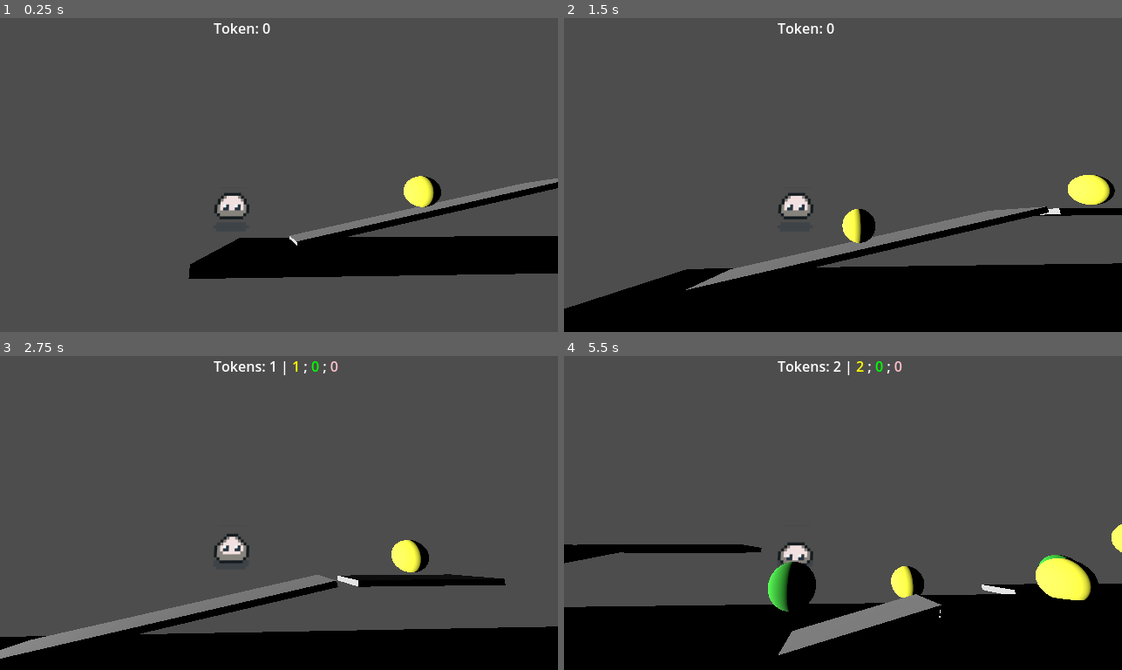
Above: before the commit, frames 1-4 (two rows, left to right).
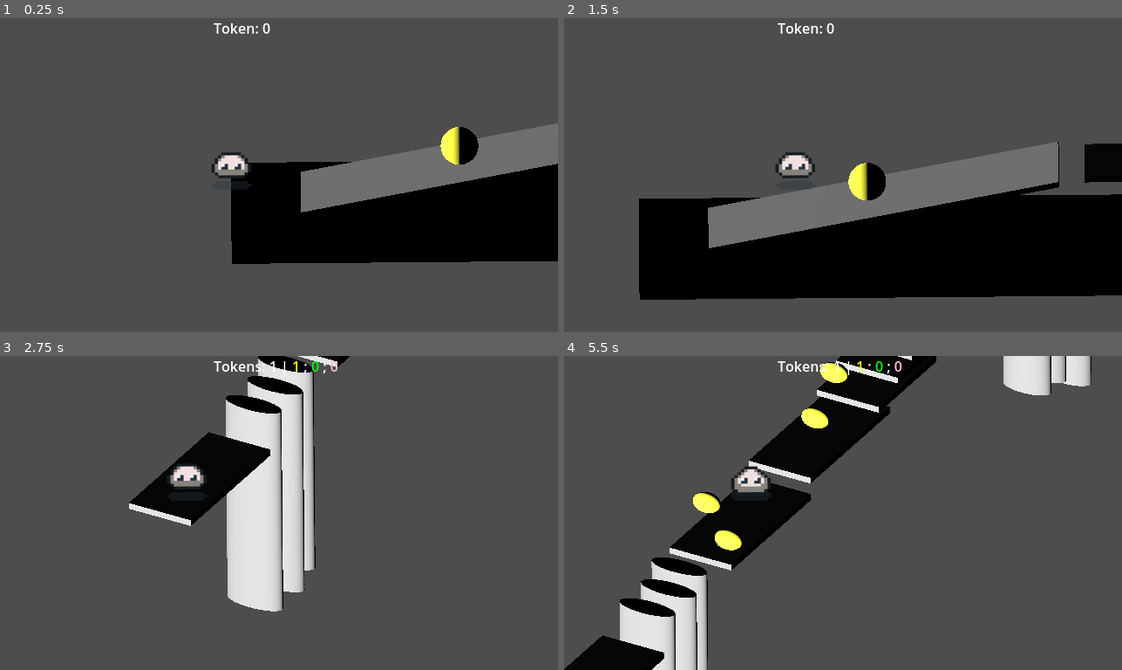
Above: after the commit, the same moments.

Repository: Beaily/JellyPoP
Game: Godot game, scene res://main.tscn
Two runs of this game, one before a commit and one after it. Both use one fixed random seed, a clock stepped at 60 frames per second and the inputs below.
Inputs (mouse positions are in pixels of both pictures, inside the frame that each line leads up to):
- Up to frame 1 (0.25 s): no input
- Up to frame 2 (1.5 s): move the mouse to (965, 159) at 0.52 s; click (965, 159) at 0.67 s; move the mouse to (731, 190) at 1.27 s; click (731, 190) at 1.42 s
- Up to frame 3 (2.75 s): move the mouse to (334, 443) at 2.02 s; click (334, 443) at 2.17 s
- Up to frame 4 (5.5 s): move the mouse to (815, 575) at 2.77 s; click (815, 575) at 2.92 s; move the mouse to (1010, 560) at 3.52 s; click (1010, 560) at 3.67 s; move the mouse to (675, 465) at 4.27 s; click (675, 465) at 4.42 s; move the mouse to (870, 513) at 5.02 s; click (870, 513) at 5.17 s

The runs differ from the first frame. In frame 1, 19% of the frame differs, in the area x 33-100%, y 33-84%; in frame 2, 36%; in frame 3, 30%; in frame 4, 38%, in the area x 0-100%, y 0-100%.

Commit message:
isometric view and yellow level fix

Diff:
--- a/Scenes/levels/level_1.tscn
+++ b/Scenes/levels/level_1.tscn
@@ -258,6 +258,7 @@
 transform = Transform3D(1.275, 0, 0, 0, 1.275, 0, 0, 0, 1.275, -0.742371, 1.85469, -24.8696)
 collision_layer = 2
 script = ExtResource("1_mkwgf")
+value = 0
 
 [node name="CollisionShape3D" type="CollisionShape3D" parent="yToken3"]
 transform = Transform3D(3.595, 0, 0, 0, 3.595, 0, 0, 0, 3.595, 0, 0, 0)
--- a/main.tscn
+++ b/main.tscn
@@ -179,24 +179,28 @@
 mesh = SubResource("CapsuleMesh_0xm2m")
 skeleton = NodePath("../..")
 
-[node name="Camera3D" type="Camera3D" parent="Player" groups=["cameras"]]
-transform = Transform3D(0.0433978, 0.222752, 0.973909, -0.00322404, 0.974853, -0.222825, -0.999053, 0.00653018, 0.0430246, 15.0865, 0.23133, -2.75222)
-current = true
-
-[node name="Camera3D2" type="Camera3D" parent="Player" groups=["cameras"]]
-transform = Transform3D(0.990147, -0.0179189, 0.138882, -0.0185237, 0.966304, 0.256737, -0.138803, -0.25678, 0.956451, -0.66581, 3.36137, 3.1861)
-visible = false
-
 [node name="Camera3D3" type="Camera3D" parent="Player" groups=["cameras"]]
 transform = Transform3D(-0.00138286, 0.0766361, 0.997058, -0.00839356, 0.997023, -0.076645, -0.999964, -0.00847485, -0.000735492, 19.6152, -0.0531793, 12.4192)
 visible = false
 current = true
 
+[node name="Camera3D" type="Camera3D" parent="Player" groups=["cameras"]]
+transform = Transform3D(0.00436322, -0.499981, 0.866025, -0.0075574, 0.865992, 0.5, -0.999962, -0.00872651, -3.77171e-08, 30.1049, 17.9977, -3.03633)
+projection = 1
+current = true
+size = 20.0
+
+[node name="Camera3D2" type="Camera3D" parent="Player" groups=["cameras"]]
+transform = Transform3D(0.868174, -0.242433, 0.433013, -0.0075574, 0.865992, 0.5, -0.496202, -0.437359, 0.75, 17.5209, 12.999, 18.6546)
+projection = 1
+current = true
+size = 20.0
+
 [node name="Level_Black" parent="." instance=ExtResource("2_0xm2m")]
+visible = false
 
 [node name="Level_Yellow" parent="." instance=ExtResource("3_h2yge")]
-transform = Transform3D(1.31918, 0, 0, 0, 1.03521, 0, 0, 0, 1.02545, 1.3024, -18.2073, -33.2496)
-visible = false
+transform = Transform3D(1.52309, 0, 0, 0, 1.03521, 0, 0, 0, 1.02545, -0.81272, -18.2073, -42.2102)
 
 [node name="Level_Green" parent="." instance=ExtResource("5_272bh")]
 transform = Transform3D(1, 0, 0, 0, 1, 0, 0, 0, 1, 0, 21.5456, 0)
--- a/player.gd
+++ b/player.gd
@@ -165,11 +165,11 @@
 func collect_token(value, color):
 	if color == "yellow":
 		token_yellow += value
-		if token_yellow >= 3 and not level_yellow_triggered:
+		if token_yellow >= 1 and not level_yellow_triggered:
 			trigger_level_swap("yellow")
 	elif color == "green":
 		token_green += value
-		if token_green >= 3 and not level_green_triggered:
+		if token_green >= 13 and not level_green_triggered:
 			trigger_level_swap("green")
 	elif color == "pink":
 		token_pink += value
@@ -183,6 +183,7 @@
 func trigger_level_swap(color):
 	if color == "yellow":
 		level_yellow_triggered = true
+
 	elif color == "green":
 		level_green_triggered = true
 	elif color == "pink":
@@ -212,18 +213,29 @@
 
 	# 3. 最后再移动玩家
 	# 即使高度重合，也建议给玩家一个 0.5 到 1.0 的额外高度，防止脚陷进地里
-	global_position = start_position + Vector3(1, 8.0, 0)
+	if color == "yellow":
+		global_position = start_position + Vector3(0.2,12.0,40)
+	else:
+		global_position = start_position + Vector3(1, 8.0, 0)
+
+
 
 	# --- 变身与数值处理 ---
 	var tween = create_tween()
 	tween.set_trans(Tween.TRANS_BACK).set_ease(Tween.EASE_OUT)
 
 	if color == "green":
+
 		# 巨人模式：6倍大，速度和跳跃必须大幅提升才有快感
 		tween.tween_property(self, "scale", Vector3(6, 6, 6), 0.5)
 		forward_speed = 45.0
 		jump_force = 25.0
 		gravity = 50.0
+	elif color == "yellow":
+		tween.tween_property(self, "scale", DEFAULT_SCALE, 0.5)
+		forward_speed = DEFAULT_SPEED
+		jump_force = DEFAULT_JUMP
+		gravity = DEFAULT_GRAVITY
 	else:
 		# 还原回初始标准参数
 		tween.tween_property(self, "scale", DEFAULT_SCALE, 0.5)
